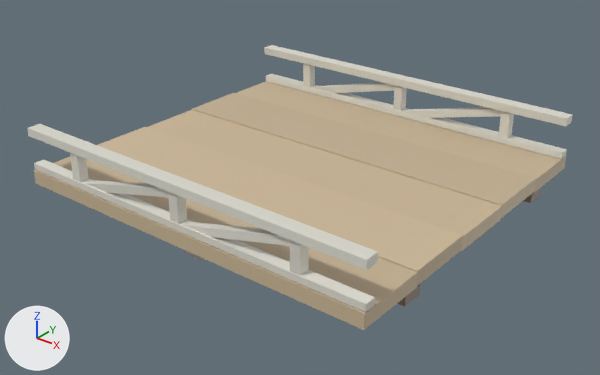
A saved change to the glTF model src/MiVic.Game/Content/Models/Generated/bridge_block.glb.
Before and after are seen from a 50 mm lens placed at (11.22, -14.23, 9.01), pointed at (0.08, -0.31, 0.37). Arrows for +X, +Y and +Z are at lower left; the lights stay in place. The picture after the commit comes second. Where no turn or scale is listed for an object, it has been applied to the vertices.

The first picture shows 'bridge_block_planks', 'bridge_block_rails' and 2 more.
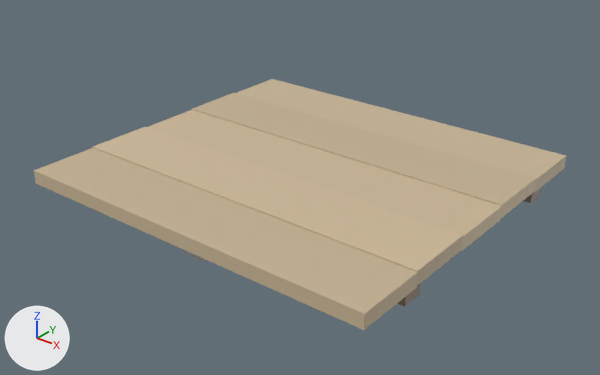
Location of each change, [x1, y1, x2, y2] in pixels of the pictures (600 x 375 px):
'bridge_block_rails', deleted: before [27, 45, 573, 312]

The change, as a list of edits to the scene's bpy script:
```text
Remove ob_bridge_block_rails:
    ob_bridge_block_rails = bpy.data.objects.new('bridge_block_rails', me_bridge_block_rails)
    ob_bridge_block_rails.location = (0.0, 0.0, 0.0)
```
